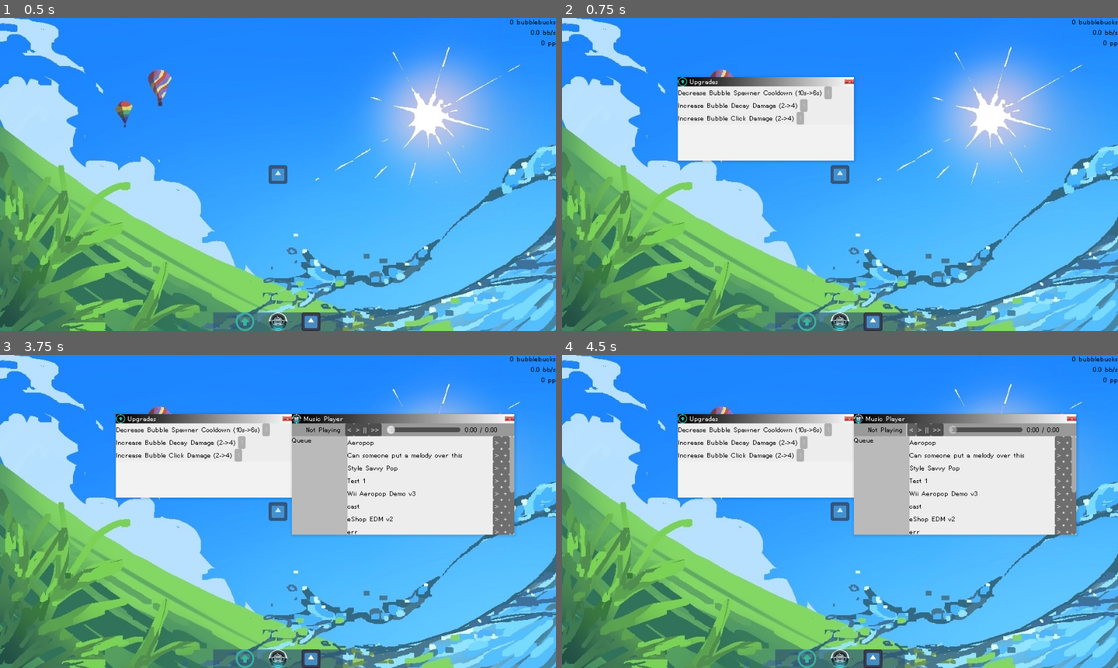
Above: before the commit, frames 1-4 (two rows, left to right).
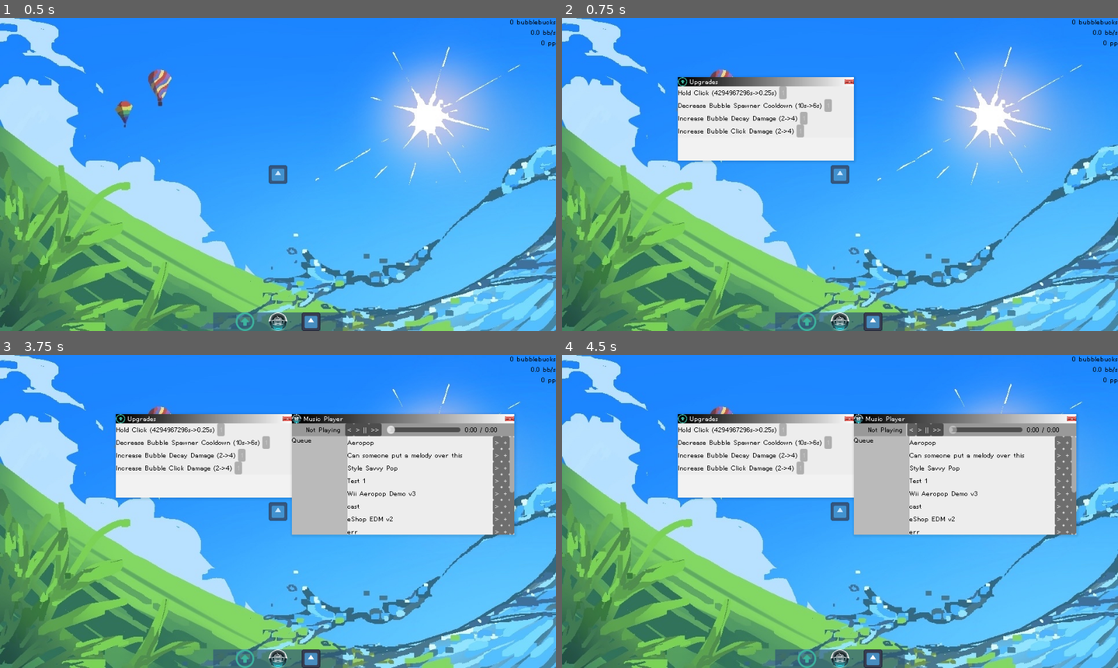
Above: after the commit, the same moments.

Repository: Kipuru/incremental-game
Game: Godot game, scene res://Game/Root/main_game.tscn
Two runs of this game, one before a commit and one after it. Both use one fixed random seed, a clock stepped at 60 frames per second and the inputs below. The engine's default icon, where the game draws it, is replaced by a stand-in: a white triangle on a blue panel in a dark square.
Inputs (mouse positions are in pixels of both pictures, inside the frame that each line leads up to):
- Up to frame 1 (0.5 s): no input
- Up to frame 2 (0.75 s): click (806, 321) at 0.5 s
- Up to frame 3 (3.75 s): click (244, 658) at 1.25 s; click (244, 658) at 2 s; click (311, 658) at 2.75 s; click (278, 658) at 3.5 s
- Up to frame 4 (4.5 s): click "<" at 4.25 s

Frame 1 is identical in both runs. In frame 2, 1.0% of the frame differs, in the area x 20-49%, y 21-39%; in frame 3, 1.0%; in frame 4, 1.0%.

Commit message:
Add hover click (janky)

Diff:
--- a/Game/Autoloads/click_manager.gd
+++ b/Game/Autoloads/click_manager.gd
@@ -1,9 +1,67 @@
 class_name ClickManagerAutoload extends Node
+
+var _mouse_left_down = false
+var _hold_click_cooldown: float
 
 var _hovered_window_corner: GameWindow = null
 var _hovered_window_title_bar: GameWindowTitleBar = null
 var _hovered_spawner: BubbleSpawner = null
 var _hovered_bubble: Bubble = null
+
+func _ready() -> void:
+	_hold_click_cooldown = _get_hold_click_cooldown_duration()
+	GameState.hold_click_cooldown_tier_updated.connect(func (_value: int):
+		_hold_click_cooldown = _get_hold_click_cooldown_duration()
+		print(_hold_click_cooldown)
+	)
+
+func _process(delta: float) -> void:
+	if _hold_click_cooldown == 0.:
+		if _mouse_left_down:
+			_handle_left_hold_click()
+		return
+
+	_hold_click_cooldown -= delta
+	if _hold_click_cooldown < 0.:
+		_hold_click_cooldown = 0.
+
+func _input(event: InputEvent):
+	if event is InputEventMouseButton and event.button_index == MOUSE_BUTTON_LEFT:
+		if event.pressed:
+			_handle_left_click()
+		else:
+			_handle_left_unclick()
+
+func _handle_left_click() -> void:
+	_mouse_left_down = true
+	if _hovered_window_corner:
+		_hovered_window_corner.handle_mouse_click()
+	elif _hovered_window_title_bar:
+		_hovered_window_title_bar.handle_mouse_click()
+	elif _hovered_spawner:
+		_hovered_spawner.handle_mouse_click()
+	elif _hovered_bubble:
+		_hovered_bubble.handle_mouse_click()
+
+func _handle_left_hold_click() -> void:
+	_hold_click_cooldown = _get_hold_click_cooldown_duration()
+	if _hovered_spawner:
+		_hovered_spawner.handle_mouse_click()
+	elif _hovered_bubble:
+		_hovered_bubble.handle_mouse_click()
+
+func _handle_left_unclick() -> void:
+	_mouse_left_down = false
+	if _hovered_window_corner:
+		Input.set_default_cursor_shape(Input.CursorShape.CURSOR_ARROW)
+		_hovered_window_corner.handle_mouse_unclick()
+	elif _hovered_window_title_bar:
+		_hovered_window_title_bar.handle_mouse_unclick()
+
+func _get_hold_click_cooldown_duration() -> float:
+	var tier = GameState.hold_click_cooldown_tier
+	var lua = UpgradeLookup.hold_click_cooldown_lua
+	return UpgradeLookup.value_lookup(tier, lua)
 
 func register_hovered(item):
 	if item is GameWindow:
@@ -34,27 +92,3 @@
 			_hovered_bubble = null
 	else:
 		assert(false, "Unknown item type tried to unregister in ClickManager")
-
-func _input(event: InputEvent):
-	if event is InputEventMouseButton and event.button_index == MOUSE_BUTTON_LEFT:
-		if event.pressed:
-			_handle_left_click()
-		else:
-			_handle_left_unclick()
-
-func _handle_left_click() -> void:
-	if _hovered_window_corner:
-		_hovered_window_corner.handle_mouse_click()
-	elif _hovered_window_title_bar:
-		_hovered_window_title_bar.handle_mouse_click()
-	elif _hovered_spawner:
-		_hovered_spawner.handle_mouse_click()
-	elif _hovered_bubble:
-		_hovered_bubble.handle_mouse_click()
-
-func _handle_left_unclick() -> void:
-	if _hovered_window_corner:
-		Input.set_default_cursor_shape(Input.CursorShape.CURSOR_ARROW)
-		_hovered_window_corner.handle_mouse_unclick()
-	elif _hovered_window_title_bar:
-		_hovered_window_title_bar.handle_mouse_unclick()
--- a/Game/Autoloads/game_state.gd
+++ b/Game/Autoloads/game_state.gd
@@ -46,6 +46,12 @@
 		stage = value
 		stage_updated.emit(value)
 
+signal hold_click_cooldown_tier_updated(value: int)
+var hold_click_cooldown_tier := 0:
+	set(value):
+		hold_click_cooldown_tier = value
+		hold_click_cooldown_tier_updated.emit(value)
+
 signal bubble_spawner_cooldown_tier_updated(value: int)
 var bubble_spawner_cooldown_tier := 0:
 	set(value):
--- a/Game/Lookup/upgrade_lookup.gd
+++ b/Game/Lookup/upgrade_lookup.gd
@@ -21,6 +21,12 @@
 		return lookup_array[last_index][COST_INDEX]
 	return lookup_array[tier][COST_INDEX]
 
+static var hold_click_cooldown_name = "Hold Click"
+static var hold_click_cooldown_unit = "s"
+static var hold_click_cooldown_lua = [
+	[2**32, 1],
+	[0.25, 2]
+]
 static var bubble_spawner_cooldown_name = "Decrease Bubble Spawner Cooldown"
 static var bubble_spawner_cooldown_unit = "s"
 static var bubble_spawner_cooldown_lua = [
--- a/Game/UI/Upgrade/upgrade_interface.gd
+++ b/Game/UI/Upgrade/upgrade_interface.gd
@@ -13,6 +13,17 @@
 
 func add_items() -> void:
 	var item: UpgradeItem
+
+	item = create_upgrade_item()
+	item.upgrade_name = UpgradeLookup.hold_click_cooldown_name
+	item.unit = UpgradeLookup.hold_click_cooldown_unit
+	item.lookup_array = UpgradeLookup.hold_click_cooldown_lua
+	item.increment_tier = func():
+		GameState.hold_click_cooldown_tier += 1
+	item.init(GameState.hold_click_cooldown_tier)
+	GameState.bubblebucks_updated.connect(item.on_bubblebucks_updated)
+	GameState.hold_click_cooldown_tier_updated.connect(item.on_tier_updated)
+	container.add_child(item)
 
 	item = create_upgrade_item()
 	item.upgrade_name = UpgradeLookup.bubble_spawner_cooldown_name
